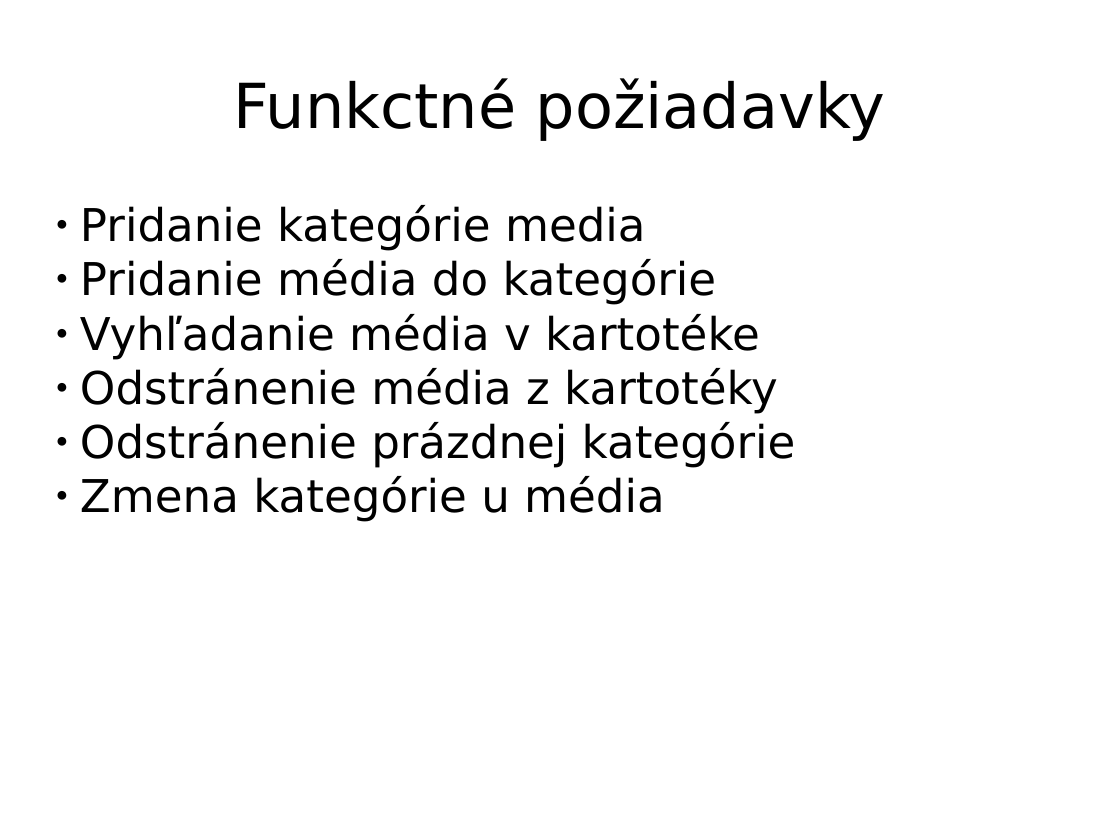
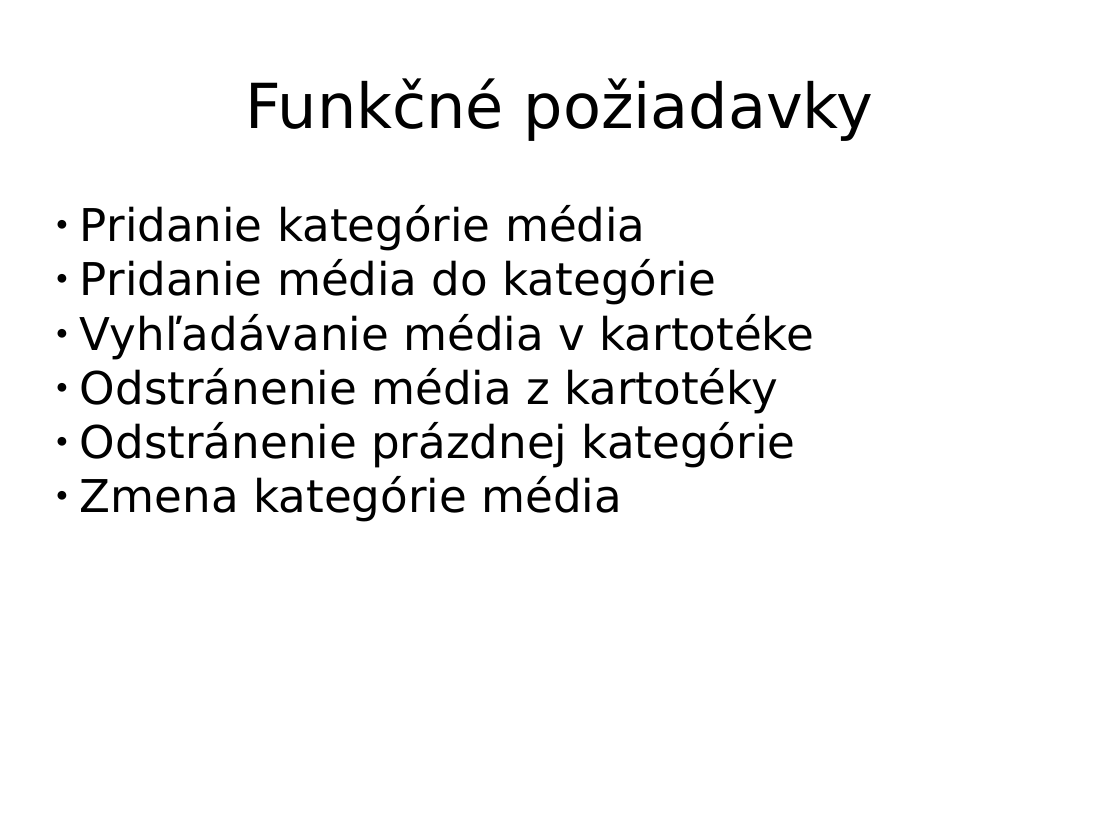
Before and after one commit to pestanko/PB138---Kartoteka, a slide deck: slide 5 of doc/presentation/Prezentacia.pptx. Drawn at 1120x840 pixels with LibreOffice and Linux fonts; fonts in the diff are those of the drawing. Boxes give left, top, right and bottom in pixels: in the first picture for what was removed or moved away, otherwise in the second. Text is boxed around its words. In the diff, an @@ line names an element or a change of style, - is before the commit and + after.

```diff
--- a/doc/presentation/Prezentacia.pptx
+++ b/doc/presentation/Prezentacia.pptx
@@ text at <box>246,78,874,141</box>: text changed @@
-Funkctné požiadavky
+Funkčné požiadavky
@@ text at <box>80,205,646,251</box>: text changed @@
-● Pridanie kategórie media
+● Pridanie kategórie média
@@ text at <box>80,314,815,360</box>: text changed @@
-● Vyhľadanie média v kartotéke
+● Vyhľadávanie média v kartotéke
@@ text at <box>80,476,622,522</box>: text changed @@
-● Zmena kategórie u média
+● Zmena kategórie média
```
Also in this commit, not shown: 8 other slides changed, 1 slide removed, 4 other files.
